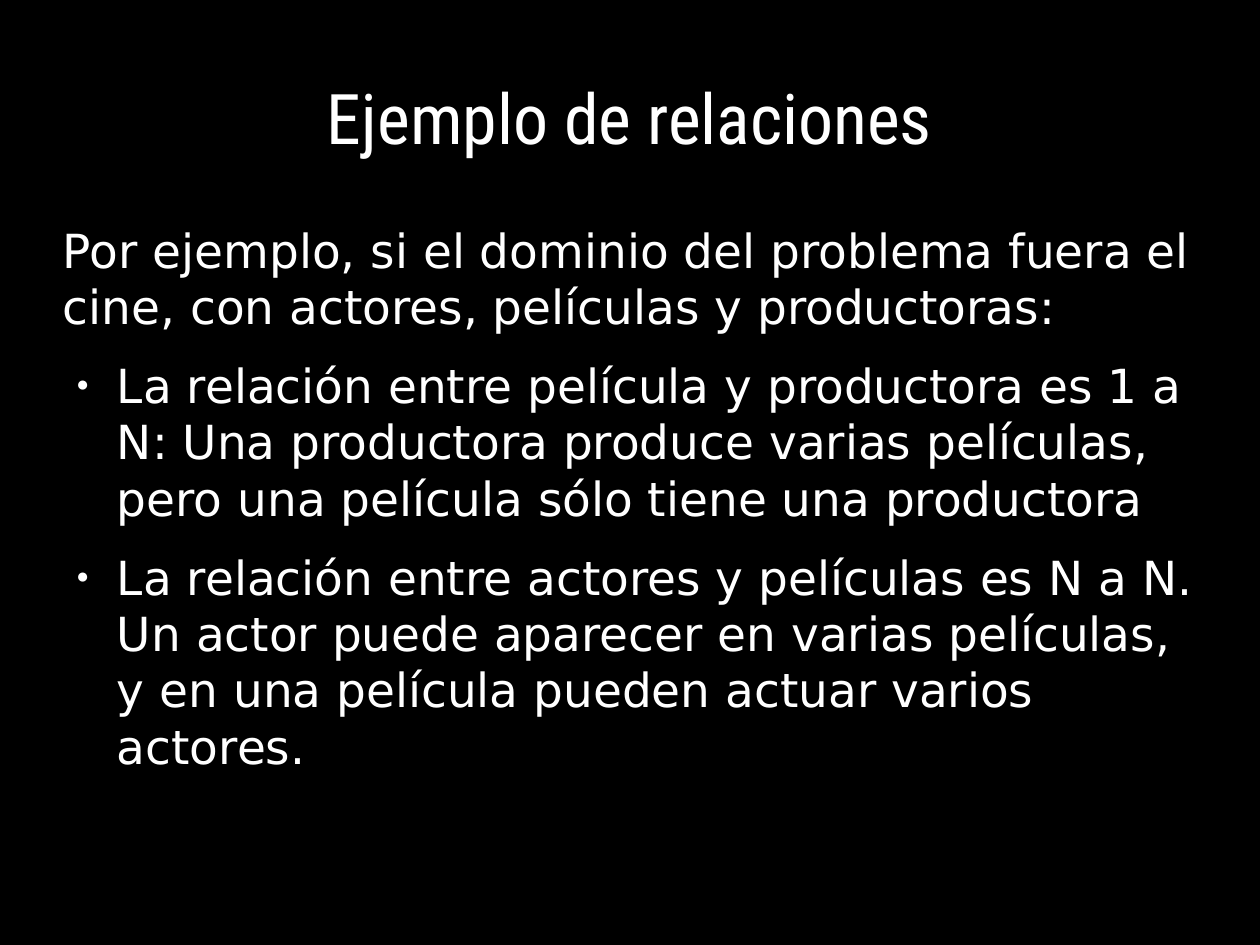
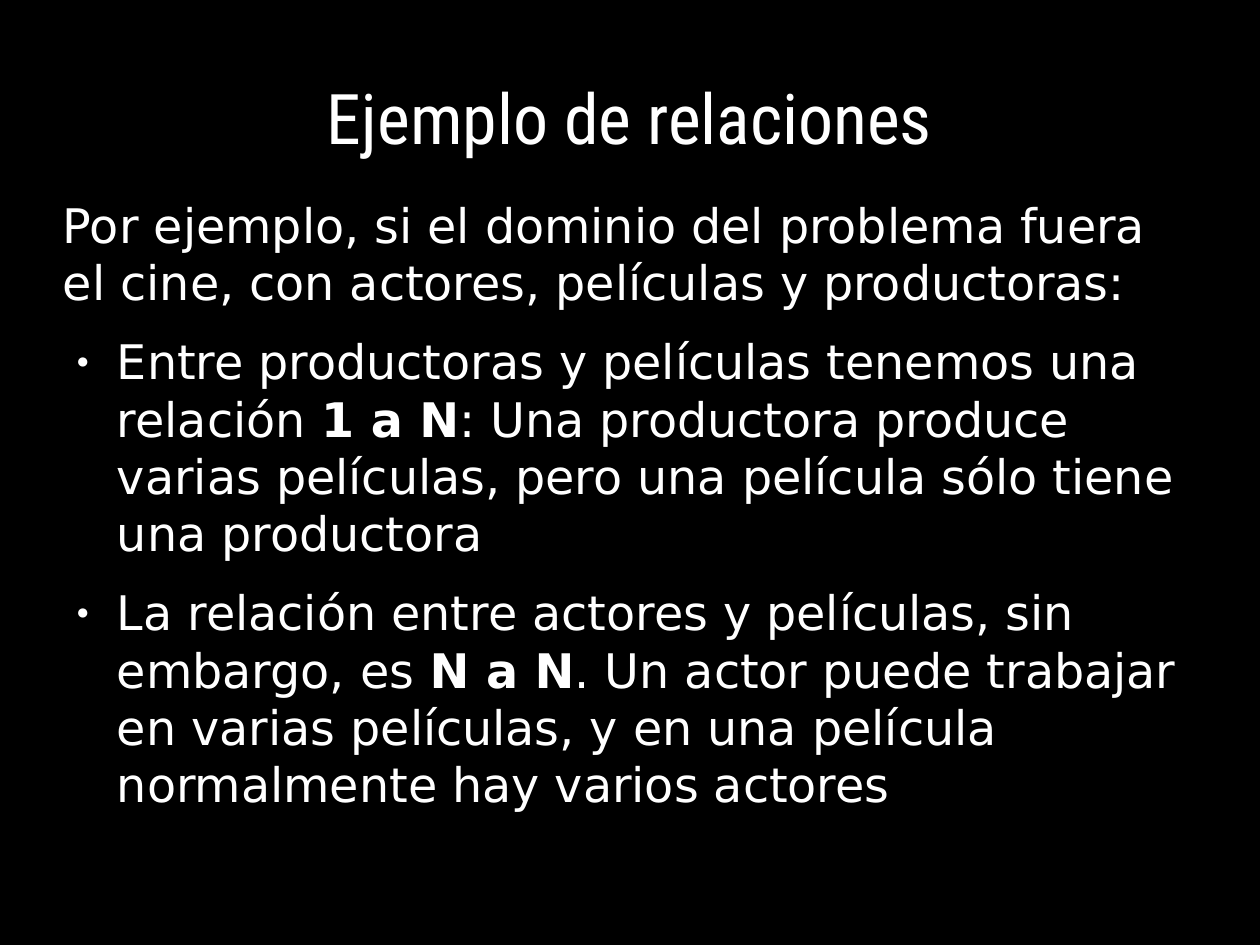
Before and after one commit to euribates/curso-django, a slide deck: slide 36 of presentacion/curso_django.odp (slide 35 before the commit). Drawn at 1260x945 pixels with LibreOffice and Linux fonts; fonts in the diff are those of the drawing. Boxes give left, top, right and bottom in pixels: in the first picture for what was removed or moved away, otherwise in the second. Text is boxed around its words. In the diff, an @@ line names an element or a change of style, - is before the commit and + after.

```diff
--- a/presentacion/curso_django.odp
+++ b/presentacion/curso_django.odp
@@ text at [63,206,1145,310]: size 29.6 to 30 pt in "Por ejemplo, si el dominio del problema ..." @@
@@ text "Por ejemplo, si el dominio ...": place and size @@
-text "Por ejemplo, si el dominio ..." at [63,232,1192,765]
+text "Por ejemplo, si el dominio ..." at [63,206,1176,812]
@@ text at [117,341,1176,812]: text changed; size 29.6 to 30 pt @@
-● La relación entre película y productora es 1 a N: Una productora produce varias películas, pero una película sólo tiene una productora
-● La relación entre actores y películas es N a N. Un actor puede aparecer en varias películas, y en una película pueden actuar varios actores.
+● Entre productoras y películas tenemos una relación 1 a N: Una productora produce varias películas, pero una película sólo tiene una productora
+● La relación entre actores y películas, sin embargo, es N a N. Un actor puede trabajar en varias películas, y en una película normalmente hay varios actores
```
Also in this commit, not shown: 61 other slides changed, 4 slides added, 1 other file.
